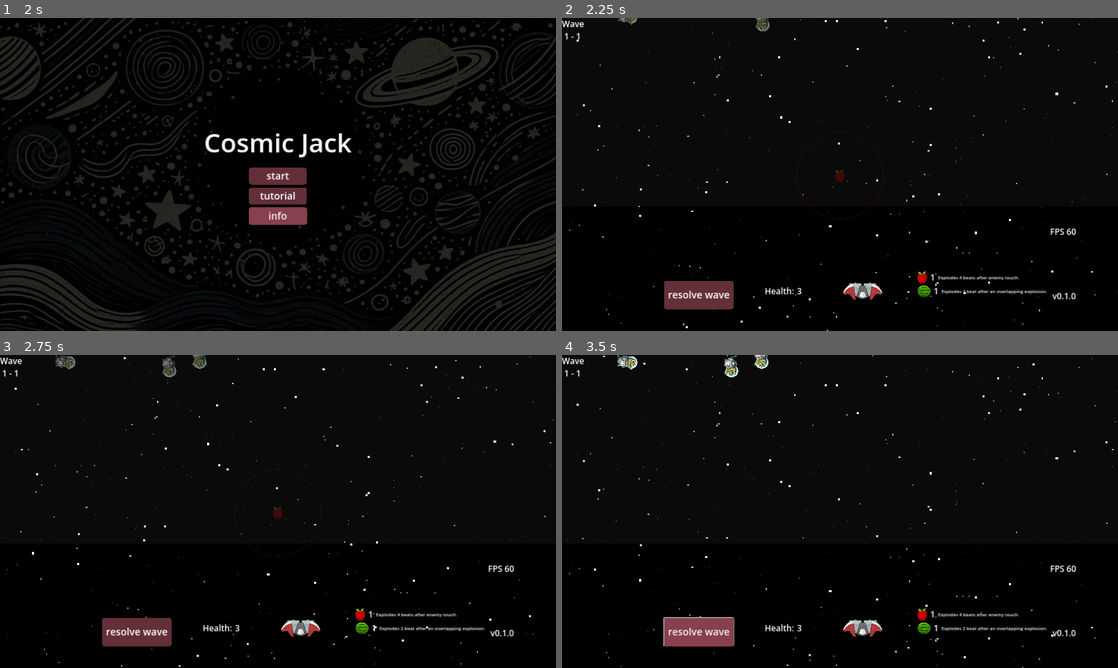
Above: before the commit, frames 1-4 (two rows, left to right).
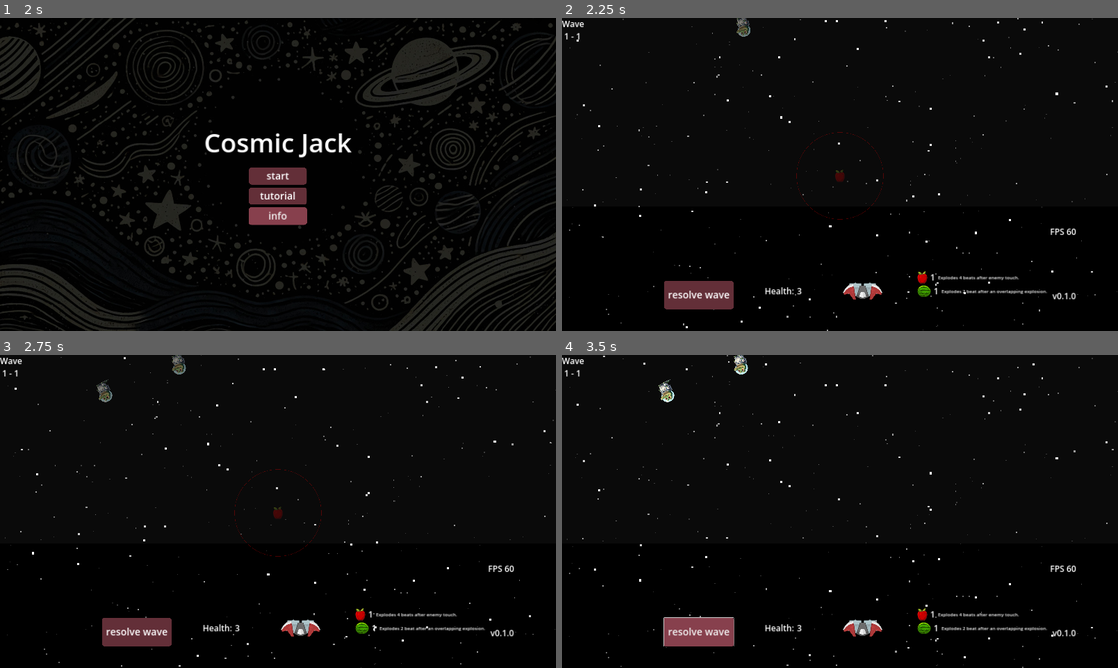
Above: after the commit, the same moments.

Repository: moby-it/cosmic-jack
Game: Godot game, scene res://main.tscn
The game is run twice, just before and just after one commit, with the same random seed, the same clock (stepped at 60 frames per second) and the same inputs.
Inputs (mouse positions are in pixels of both pictures, inside the frame that each line leads up to):
- Up to frame 1 (2 s): tap Enter at 0.5 s; move the mouse to (400, 158) at 0.52 s; hold Up (ui_up) 0.53-1.25 s; tap O at 0.6 s; click (400, 158) at 0.67 s; click (278, 221) at 1.25 s
- Up to frame 2 (2.25 s): click "start" at 2 s
- Up to frame 3 (2.75 s): no input
- Up to frame 4 (3.5 s): click "resolve wave" at 2.75 s

Frame 1 is identical in both runs. In frame 2, 0.2% of the frame differs, in the area x 10-38%, y 0-6%; in frame 3, 0.5%; in frame 4, 0.6%, in the area x 10-38%, y 0-16%.

Commit message:
fix enemy resolve spawn

Diff:
--- a/fruits/watermelon/watermelon.tscn
+++ b/fruits/watermelon/watermelon.tscn
@@ -6,7 +6,7 @@
 
 [sub_resource type="Resource" id="Resource_db4lq"]
 script = ExtResource("2_mfnav")
-radius = 250.0
+radius = 300.0
 detonation_delay = 2.0
 
 [sub_resource type="CircleShape2D" id="CircleShape2D_qd3wy"]
--- a/levels/1/1-2.wave.tres
+++ b/levels/1/1-2.wave.tres
@@ -21,8 +21,10 @@
 
 [resource]
 script = ExtResource("4_atpr4")
-enabled = false
+enabled = true
 convoys = Array[ExtResource("1_denl3")]([SubResource("Resource_pdekj")])
 audio_track = "res://levels/1/track1.wav"
 bpm = 120
 ammo = SubResource("Resource_pupxp")
+goal = ""
+solution = ""
--- a/levels/1/1-3.wave.tres
+++ b/levels/1/1-3.wave.tres
@@ -34,3 +34,5 @@
 audio_track = "res://levels/1/track1.wav"
 bpm = 120
 ammo = SubResource("Resource_0lca4")
+goal = ""
+solution = ""
--- a/levels/level.gd
+++ b/levels/level.gd
@@ -50,20 +50,24 @@
 	create_wave(true)
 
 func _process(_delta: float) -> void:
+	#print("all convoys rendered %s" % all_convoys_rendered())
+	#print("rendered_pfs_count %s" % rendered_pfs_count())
 	if health <= 0:
 		return
-	if round_status == ROUND_STATUS.RESOLVED:
-		if len(active_waves) == curr_wave_idx + 1:
-			level_completed.emit()
-			return
-		else:
-			print("wave passed")
-			WaveHistory.add_wave(curr_wave_idx + 1, health)
-			curr_wave_idx += 1
-			print("wave completed")
-			create_wave(true)
-	if resolving() and no_rendered_pfs():
-		round_status = ROUND_STATUS.RESOLVED
+	match round_status:
+		ROUND_STATUS.RESOLVED:
+			if len(active_waves) == curr_wave_idx + 1:
+				level_completed.emit()
+				return
+			else:
+				print("wave passed")
+				WaveHistory.add_wave(curr_wave_idx + 1, health)
+				curr_wave_idx += 1
+				print("wave completed")
+				create_wave(true)
+		ROUND_STATUS.RESOLVING:
+			if all_convoys_rendered() and rendered_pfs_count() == 0:
+				round_status = ROUND_STATUS.RESOLVED
 
 func _input(event: InputEvent) -> void:
 	if event.is_action_pressed("Menu"):
@@ -180,9 +184,10 @@
 		var river_node = c.river.instantiate()
 		var river = river_node.get_node("Path2D")
 		var beat_fn = func(i: int):
+			if c.rendered:
+				return
 			var duration = largest_duration()
 			var remainder = i % duration if i >= duration else i
-			print("remainder: %s, count: %s" % [remainder, c.count])
 			if remainder < c.count:
 				return add_enemy_preview(c, river) if preview else add_enemy_resolve(c,river)
 		beat_fns.push_back(beat_fn)
@@ -190,6 +195,8 @@
 		waves_container.add_child(river_node)
 
 func add_enemy_resolve(convoy: Convoy, path: Path2D):
+	print("path child count %s" % path.get_child_count())
+	print("rendered %s" % convoy.rendered)
 	var pf = PathFollow2D.new()
 	pf.set_script(load("res://waves/rivers/_river.gd"))
 	pf.duration = convoy.duration
@@ -197,9 +204,10 @@
 	enemy.queue_animation = true
 	enemy.convoy_id =  convoy.get_instance_id()
 	pf.enemy_passed.connect(enemy_passed)
-	pf.loop = false
 	pf.add_child(enemy)
 	path.add_child(pf)
+	if path.get_child_count() == convoy.count:
+		convoy.rendered = true
 
 func add_enemy_preview(convoy: Convoy, path: Path2D):
 	var pf = PathFollow2D.new()
@@ -273,8 +281,11 @@
 func update_wave_label():
 	wave_no.text = "Wave \n %s - %s" % [self.get_parent().name, curr_wave_idx + 1]
 
-func no_rendered_pfs():
-	return waves_container.get_children().all(func(c): return c.get_node("Path2D").get_child_count() == 0)
+func rendered_pfs_count() -> int:
+	return waves_container.get_children().reduce(func(acc, c): return acc + c.get_node("Path2D").get_child_count(), 0)
 
 func largest_duration() -> int:
 	return curr_wave().convoys.map(func(c): return c.duration).max()
+
+func all_convoys_rendered() -> bool:
+	return curr_wave().convoys.all(func(c): return c.rendered)
--- a/singletons/score.gd
+++ b/singletons/score.gd
@@ -1,4 +1,3 @@
 extends Node
 
-func calc_score() -> int:
-	return 100
+var score = 0
--- a/waves/_convoy.gd
+++ b/waves/_convoy.gd
@@ -7,3 +7,5 @@
 
 @export var river: PackedScene
 @export var enemy: PackedScene
+
+var rendered = false
--- a/waves/rivers/_river.gd
+++ b/waves/rivers/_river.gd
@@ -4,10 +4,8 @@
 @export var duration = 12  # Duration in beats
 var paused = false
 signal enemy_passed
-signal removed
 
 func _ready() -> void:
-	removed.connect(func(): self.queue_free())
 	self.loop = false
 
 func _process(delta):
